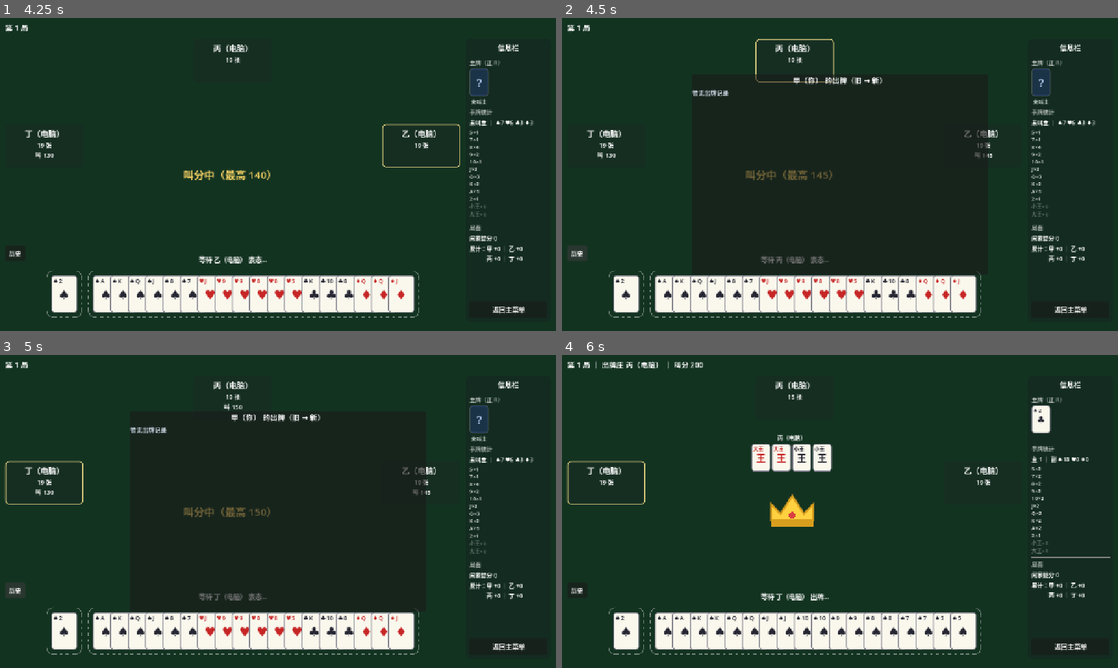
Above: before the commit, frames 1-4 (two rows, left to right).
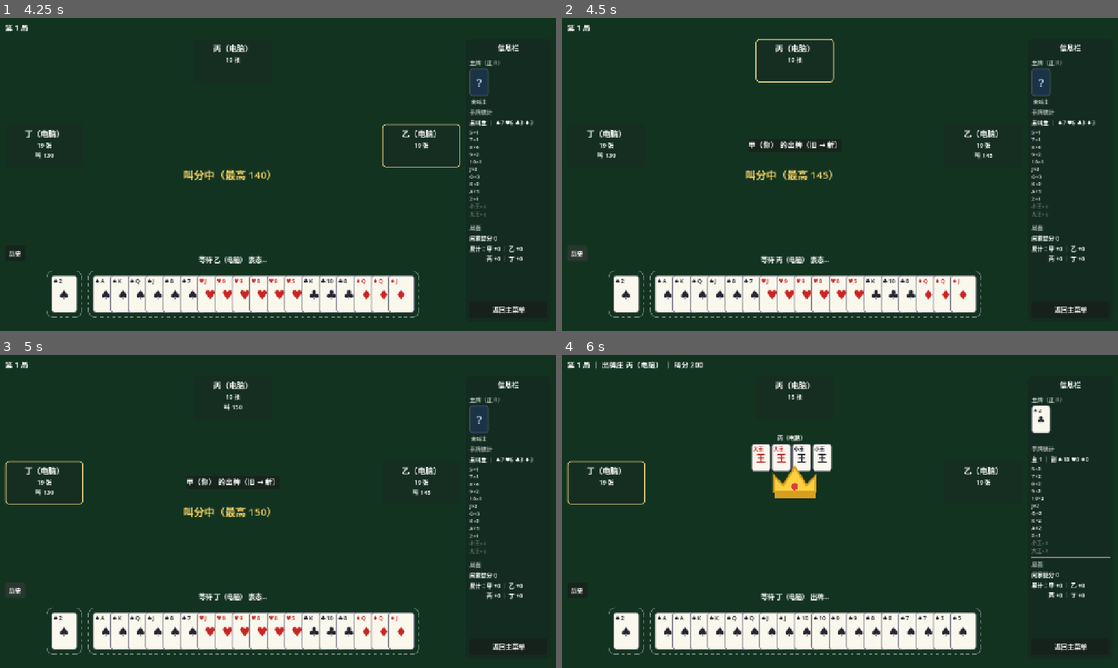
Above: after the commit, the same moments.

Repository: longy1/three-beat-one
Game: Godot game, scene res://scene/main_menu.tscn
The game is run twice, just before and just after one commit, with the same random seed, the same clock (stepped at 60 frames per second) and the same inputs.
Inputs:
- Up to frame 1 (4.25 s): click "开始对局" at 0.5 s; click "叫 135" at 1.25 s; click "返回主菜单" at 2 s; click "开始对局" at 2.75 s; click "叫 140" at 3.5 s
- Up to frame 2 (4.5 s): click "历史" at 4.25 s
- Up to frame 3 (5 s): no input
- Up to frame 4 (6 s): click "返回主菜单" at 5 s; click "规则引擎自检" at 5.75 s

Frame 1 is identical in both runs. In frame 2, 1.2% of the frame differs, in the area x 23-77%, y 18-82%; in frame 3, 1.1%; in frame 4, 1.1%.

Commit message:
ui: 居中规范落地——弹层/点数面板/皇冠统一锚定主牌桌十字中心(0.419,0.408)，点锚+grow BOTH 自适应尺寸；AGENTS.md 同步

Diff:
--- a/script/game_table.gd
+++ b/script/game_table.gd
@@ -24,9 +24,9 @@
 	0: Vector2(0.075, 0.833),
 }
 
-## 主牌桌区域中心（相对比例）：画面分为左「主牌桌区域」（x 0~82.8%）与
-## 右「侧信息板区域」（82.8%~100%），皇冠在主牌桌区域正中央出现
-const MAIN_TABLE_CENTER := Vector2(0.414, 0.5)
+## 主牌桌区域十字中心（相对比例）：左右对齐丙面板中轴（x 0.419）、
+## 上下对齐乙/丁面板中轴（y 0.408）——所有居中展示组件的统一锚点
+const MAIN_TABLE_CENTER := Vector2(0.419, 0.408)
 
 var engine: GameEngine
 var selected: Array = []   # Array[Card]，选中的手牌引用
@@ -145,11 +145,13 @@
 	_pile_popup.name = "PilePopup"
 	_pile_popup.visible = false
 	_pile_popup.mouse_filter = Control.MOUSE_FILTER_IGNORE
-	_pile_popup.set_anchors_preset(Control.PRESET_CENTER)
-	_pile_popup.offset_left = -340
-	_pile_popup.offset_top = -230
-	_pile_popup.offset_right = 340
-	_pile_popup.offset_bottom = 230
+	# 居中规范：锚点 = 丙中轴 × 乙/丁中轴，grow 向四周自适应（尺寸随内容）
+	_pile_popup.anchor_left = MAIN_TABLE_CENTER.x
+	_pile_popup.anchor_right = MAIN_TABLE_CENTER.x
+	_pile_popup.anchor_top = MAIN_TABLE_CENTER.y
+	_pile_popup.anchor_bottom = MAIN_TABLE_CENTER.y
+	_pile_popup.grow_horizontal = Control.GROW_DIRECTION_BOTH
+	_pile_popup.grow_vertical = Control.GROW_DIRECTION_BOTH
 	add_child(_pile_popup)
 	var vbox := VBoxContainer.new()
 	vbox.name = "VBox"
@@ -178,11 +180,12 @@
 	_bottom_popup.name = "BottomPopup"
 	_bottom_popup.visible = false
 	_bottom_popup.mouse_filter = Control.MOUSE_FILTER_IGNORE
-	_bottom_popup.set_anchors_preset(Control.PRESET_CENTER)
-	_bottom_popup.offset_left = -220
-	_bottom_popup.offset_top = -170
-	_bottom_popup.offset_right = 220
-	_bottom_popup.offset_bottom = 170
+	_bottom_popup.anchor_left = MAIN_TABLE_CENTER.x
+	_bottom_popup.anchor_right = MAIN_TABLE_CENTER.x
+	_bottom_popup.anchor_top = MAIN_TABLE_CENTER.y
+	_bottom_popup.anchor_bottom = MAIN_TABLE_CENTER.y
+	_bottom_popup.grow_horizontal = Control.GROW_DIRECTION_BOTH
+	_bottom_popup.grow_vertical = Control.GROW_DIRECTION_BOTH
 	add_child(_bottom_popup)
 	var bp_vbox := VBoxContainer.new()
 	bp_vbox.name = "VBox"
@@ -477,11 +480,13 @@
 	_close_trump_rank_panel()
 	_trump_rank_panel = PanelContainer.new()
 	_trump_rank_panel.name = "TrumpRankPicker"
-	_trump_rank_panel.set_anchors_preset(Control.PRESET_CENTER)
-	_trump_rank_panel.offset_left = -330
-	_trump_rank_panel.offset_top = -120
-	_trump_rank_panel.offset_right = 330
-	_trump_rank_panel.offset_bottom = 120
+	# 居中规范：锚点 = 主牌桌十字中心，grow 向四周自适应（尺寸随内容）
+	_trump_rank_panel.anchor_left = MAIN_TABLE_CENTER.x
+	_trump_rank_panel.anchor_right = MAIN_TABLE_CENTER.x
+	_trump_rank_panel.anchor_top = MAIN_TABLE_CENTER.y
+	_trump_rank_panel.anchor_bottom = MAIN_TABLE_CENTER.y
+	_trump_rank_panel.grow_horizontal = Control.GROW_DIRECTION_BOTH
+	_trump_rank_panel.grow_vertical = Control.GROW_DIRECTION_BOTH
 	add_child(_trump_rank_panel)
 	var vbox := VBoxContainer.new()
 	vbox.name = "VBox"
@@ -770,7 +775,7 @@
 		cards_row.add_child(CardWidget.create(c, true, true))
 	box.add_child(cards_row)
 	trick_area.add_child(box)
-	box.position = Vector2(0.419, 0.417) * trick_area.size - Vector2(220, 40)  # 牌桌中央
+	box.position = MAIN_TABLE_CENTER * trick_area.size - Vector2(220, 40)  # 主牌桌十字中心
 
 
 func _clear_bottom_cards() -> void:
Not shown, changed: AGENTS.md
